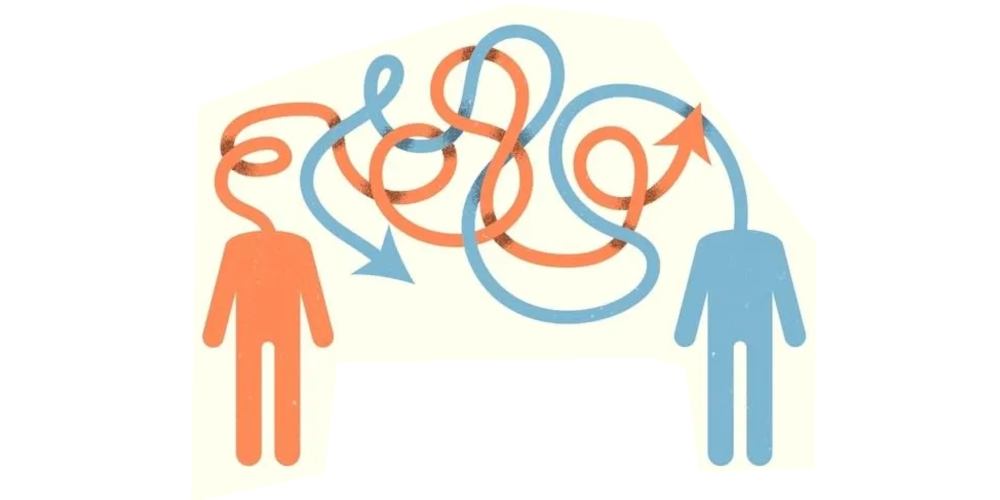
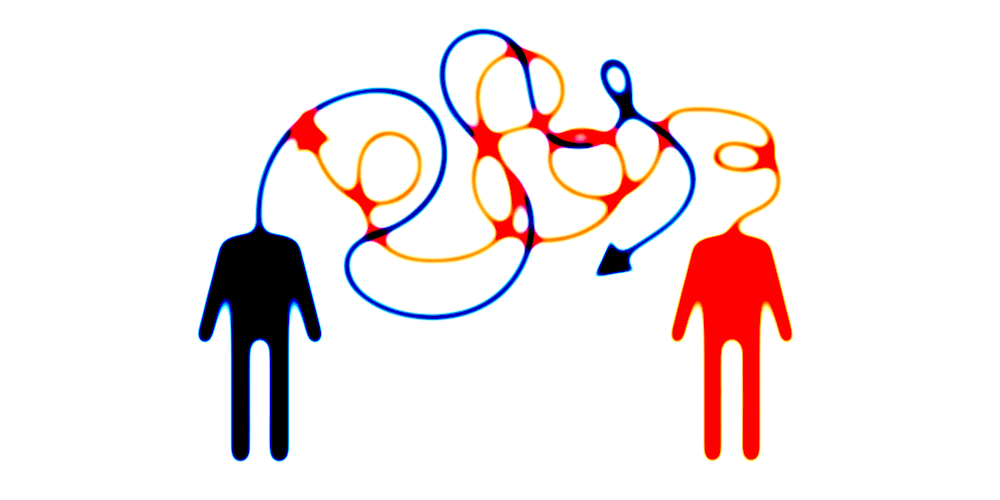
The second 1000 x 500 image is a revision of the first. Changes to its layers:
added layer "base1" above "fondo" over <box>191,3,816,500</box>
hid "fondo", painted on it over <box>191,3,816,500</box>
